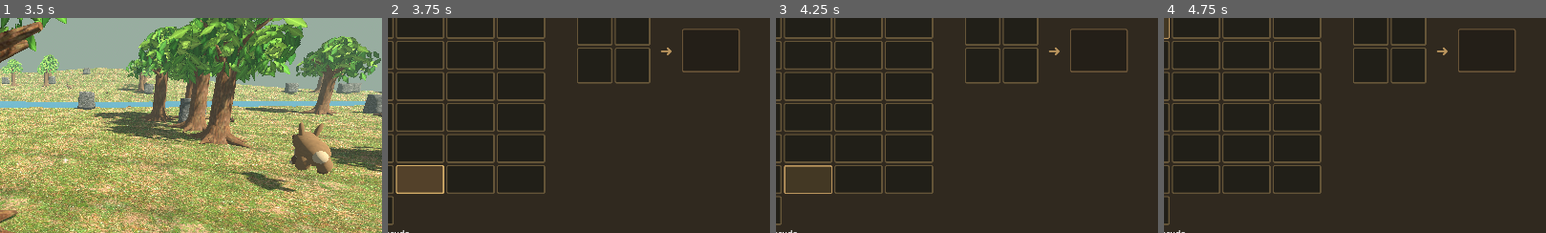
Above: before the commit, frames 1-4 (left to right).
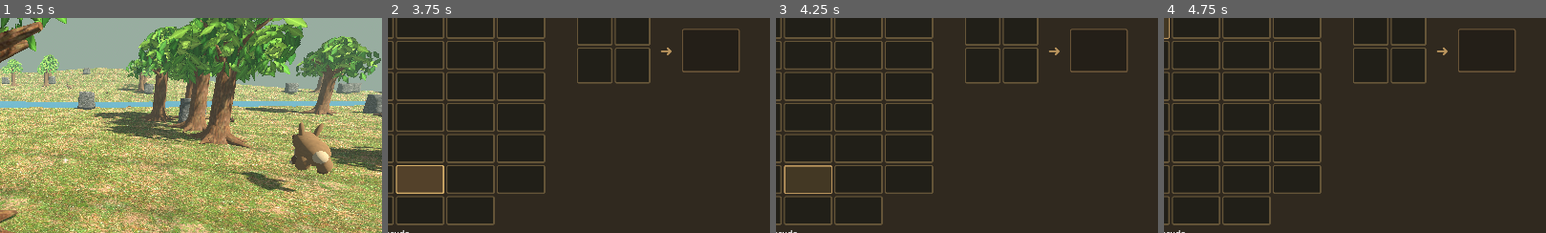
Above: after the commit, the same moments.

Repository: clebertressi88/clareira-dos-goblins
Game: Godot game, scene res://main.tscn
The game is run twice, just before and just after one commit, with the same random seed, the same clock (stepped at 60 frames per second) and the same inputs.
Inputs (mouse positions are % of the whole screen's width and height, from its top left):
- Up to frame 1 (3.5 s): click "▶ Jogar / continuar" at 0.5 s; tap Enter at 1.25 s; move the mouse to (55, 50) at 1.27 s; hold W (goblin_frente) from 1.28 s (still down); tap F at 1.35, 2.1, 3.05 s; click (55, 50) at 1.42 s; tap Space at 1.52, 1.82, 2.27, 2.57 s; move the mouse to (45, 50) at 2.02 s; click (45, 50) at 2.17 s; move the mouse to (52, 48) at 2.77 s; hold Shift from 2.78 s (still down); click (52, 48) at 2.92 s
- Up to frame 2 (3.75 s): keep holding W (goblin_frente); move the mouse to (49, 52) at 3.52 s; release Shift at 3.53 s; tap E at 3.6 s; click (49, 52) at 3.67 s
- Up to frame 3 (4.25 s): keep holding W (goblin_frente); tap Space at 3.77, 4.07 s; tap F at 3.8 s
- Up to frame 4 (4.75 s): release W (goblin_frente) at 4.25 s; click (39, 18) at 4.27 s
The pictures show only the part of the screen within x 41-91%, y 17-67%; the shares and areas given below are measured in that part.

Frame 1 is identical in both runs. In frame 2, 0.6% of the frame differs, in the area x 2-28%, y 82-97%; in frame 3, 0.6%; in frame 4, 0.6%.

Commit message:
feat: picaretas de madeira e pedra com mineracao obrigatoria e multiplayer

Diff:
--- a/Projeto-Godot/main.gd
+++ b/Projeto-Godot/main.gd
@@ -14,13 +14,13 @@
 var tree_regrowth: Dictionary = {} # id -> horario real do corte (segundos Unix)
 var cleared_stumps: Dictionary = {} # locais de tocos desenterrados, persistente
 var tree_regrowth_clock := 0.0
-const ITEMS := ["Lança de pedra", "Graveto", "Pedra", "Carne …(326 unchanged characters)… , "Dente de lobo", "Porrete de espinhos"]
-const ITEM_KINDS := ["spear","stick","stone","meat","hide","foot","log","plank","wood_spear","wood_axe","stone_axe","vine","rope","bench","fire","backpack","wood_wall","wood_doorway","wood_window","bench2","shovel","sapling","wood_floor","wolf_tooth","spiked_club"]
-const CRAFT_OUTPUT := {"bench":"Bancada de trabalho · Nível  …(364 unchanged characters)… piked_club":"Porrete de espinhos","wood_floor":"Piso / teto de madeira"}
-const STATION_PATTERNS := {"spear":[-1,-1,2,-1,1,-1,1,-1,-1] …(320 unchanged characters)… d_club":[-1,23,6,23,6,23,1,23,-1],"wood_floor":[7,7,7,7,6,7,7,7,7]}
+const ITEMS := ["Lança de pedra", "Graveto", "Pedra", "Carne …(326 unchanged characters)… , "Dente de lobo", "Porrete de espinhos", "Picareta de madeira", "Picareta de pedra"]
+const ITEM_KINDS := ["spear","stick","stone","meat","hide","foot","log","plank","wood_spear","wood_axe","stone_axe","vine","rope","bench","fire","backpack","wood_wall","wood_doorway","wood_window","bench2","shovel","sapling","wood_floor","wolf_tooth","spiked_club", "wood_pickaxe", "stone_pickaxe"]
+const CRAFT_OUTPUT := {"bench":"Bancada de trabalho · Nível  …(364 unchanged characters)… piked_club":"Porrete de espinhos","wood_pickaxe":"Picareta de madeira","stone_pickaxe":"Picareta de pedra","wood_floor":"Piso / teto de madeira"}
+const STATION_PATTERNS := {"spear":[-1,-1,2,-1,1,-1,1,-1,-1] …(320 unchanged characters)… d_club":[-1,23,6,23,6,23,1,23,-1],"wood_pickaxe":[7,7,7,-1,1,-1,-1,1,-1],"stone_pickaxe":[2,2,2,-1,1,-1,-1,1,-1],"wood_floor":[7,7,7,7,6,7,7,7,7]}
 const WOOD_AXE := 9
 const STONE_AXE := 10
-const TOOL_MAX_DURABILITY := {0:100,8:40,9:60,10:150,20:70,24:110}
+const TOOL_MAX_DURABILITY := {0:100,8:40,9:60,10:150,20:70,24:110,25:80,26:200}
 var tool_durability: Dictionary = {} # Item -> durabilidade individual de cada unidade
 const VINE := 11
 const ROPE := 12
@@ -38,6 +38,8 @@
 const FLOOR_ITEM := 22
 const WOLF_TOOTH := 23
 const SPIKED_CLUB := 24
+const WOOD_PICKAXE := 25
+const STONE_PICKAXE := 26
 const BUILD_MAX_LEVEL := 3
 const STARTER_CABIN_ID := "starter-cabin"
 const STARTER_CABIN_CENTER := Vector2(0.0,-15.0)
@@ -100,11 +102,13 @@
 var stone_axe_head: Node3D
 var shovel_head: Node3D
 var spiked_club_head: Node3D
+var wood_pickaxe_head: Node3D
+var stone_pickaxe_head: Node3D
 var crosshair: Label
 var hud: Label
 var hint: Label
 var hotbar: HBoxContainer
-const ITEM_ICONS := [preload("res://icones/0.png"),preload(" …(699 unchanged characters)… /23.svg"),preload("res://icones/24.svg")]
+const ITEM_ICONS := [preload("res://icones/0.png"),preload(" …(699 unchanged characters)… /23.svg"),preload("res://icones/24.svg"),preload("res://icones/25.svg"),preload("res://icones/26.svg")]
 var bar_items := [-1,-1,-1,-1,-1,-1,-1,-1,-1]
 var inventory_slots: Array[int] = [] # A ordem visual pode ser alterada sem perder nenhum item.
 var stone_axe_sprite: Sprite3D
@@ -472,6 +476,16 @@
 	axe.add_child(spiked_club_head)
 	preload("res://spiked_club_model.gd").build(spiked_club_head)
 	spiked_club_head.hide()
+	wood_pickaxe_head = Node3D.new()
+	wood_pickaxe_head.name = "PicaretaMadeira"
+	axe.add_child(wood_pickaxe_head)
+	preload("res://pickaxe_model.gd").build(wood_pickaxe_head,false)
+	wood_pickaxe_head.hide()
+	stone_pickaxe_head = Node3D.new()
+	stone_pickaxe_head.name = "PicaretaPedra"
+	axe.add_child(stone_pickaxe_head)
+	preload("res://pickaxe_model.gd").build(stone_pickaxe_head,true)
+	stone_pickaxe_head.hide()
 	stone_axe_sprite = Sprite3D.new()
 	stone_axe_sprite.name = "MachadoPedraAprovado"
 	stone_axe_sprite.texture = preload("res://icones/machado_pedra_equipado.png")
@@ -1022,6 +1036,13 @@
 				cylinder(tool,Vector3.ZERO,.035,.74,"wood",Color("#855b36"))
 				make_stone_axe_head(tool)
 			collider(o,Vector3(.4,.22,.76),Vector3.UP*.11)
+		"wood_pickaxe","stone_pickaxe":
+			var pickaxe_visual := Node3D.new()
+			o.add_child(pickaxe_visual)
+			pickaxe_visual.position = Vector3(0,0.14,0)
+			pickaxe_visual.rotation.z = PI*0.5
+			preload("res://pickaxe_model.gd").build(pickaxe_visual,kind=="stone_pickaxe")
+			collider(o,Vector3(0.8,0.3,0.6),Vector3.UP*0.15)
 		"wolf_tooth":
 			var fang_mesh := CylinderMesh.new()
 			fang_mesh.top_radius = 0.0
@@ -2822,7 +2843,7 @@
 		return "Aproxime-se da bancada para fabricar os itens."
 	match craft_mode:
 		"station":
-			return "Lanças, machados, pá, porrete de espinhos, paredes e piso/teto."
+			return "Lanças, machados, picaretas, pá, porrete de espinhos, paredes e piso/teto."
 		_:
 			var kinds: Array = []
 			for cell in craft_cells:
@@ -2981,7 +3002,7 @@
 			notice("Aproxime-se da bancada para fabricar o item.")
 		return
 	var costs: Dictionary = {
-		"plank":{6:1},"fire":{1:2,2:1},"bench":{7:2,1:2},"spear":{2:1,1:2},"wood_spear":{1:3},"wood_axe":{1:3,7:2},"stone_axe":{1:3,2:2},"shovel":{1:2,7:1},"spiked_club":{1:1,6:2,WOLF_TOOTH:4},"rop …(143 unchanged characters)…
+		"plank":{6:1},"fire":{1:2,2:1},"bench":{7:2,1:2},"spear":{2:1,1:2},"wood_spear":{1:3},"wood_axe":{1:3,7:2},"stone_axe":{1:3,2:2},"shovel":{1:2,7:1},"wood_pickaxe":{7:3,1:2},"stone_pickaxe":{2:3,1:2},"spiked_club":{1:1,6:2,WOLF_TOOTH:4},"rop …(143 unchanged characters)…
 	}[kind]
 	for index: int in costs:
 		stock[index] -= costs[index]
@@ -3516,13 +3537,15 @@
 	spear.visible = not third_person and held in [0,8]
 	if spear.visible:
 		spear_tip.material_override = materials["rock"] if held==0 else material("wood",Color("#855b36"))
-	axe.visible = not third_person and held in [WOOD_AXE,STONE_AXE,SHOVEL_ITEM,SPIKED_CLUB]
+	axe.visible = not third_person and held in [WOOD_AXE,STONE_AXE,SHOVEL_ITEM,SPIKED_CLUB,WOOD_PICKAXE,STONE_PICKAXE]
 	wood_axe_head.visible = held==WOOD_AXE
 	# Machado de pedra aprovado: usar a arte dedicada, e nao a malha
 	# volumosa de rocha que escondia o formato correto na primeira pessoa.
 	stone_axe_head.visible = false
 	shovel_head.visible = axe.visible and held==SHOVEL_ITEM
 	spiked_club_head.visible = axe.visible and held==SPIKED_CLUB
+	wood_pickaxe_head.visible = axe.visible and held==WOOD_PICKAXE
+	stone_pickaxe_head.visible = axe.visible and held==STONE_PICKAXE
 	stone_axe_sprite.visible = axe.visible and held==STONE_AXE
 	# O sprite do machado de pedra ja inclui cabo; somente a pa usa o cabo 3D compartilhado.
 	axe.get_node("CaboMachadoMadeira").visible = false
@@ -3815,6 +3838,9 @@
 		save_game()
 		notice("Muda plantada! A árvore crescerá com o tempo.")
 		return
+	if kind in ["stone","block"]:
+		mine_stone(o,held,hit["position"],hit["normal"])
+		return
 	if kind in ["bench","bench2","fire","hut","wood_wall","wood_doorway","wood_window","wood_floor"]:
 		if held not in [WOOD_AXE,STONE_AXE]:
 			notice("Use um machado para desmontar esta estrutura.")
@@ -3997,6 +4023,70 @@
 	return true
 
 
+func mine_stone(rock: Node3D, tool: int, pos: Vector3, normal: Vector3) -> void:
+	if tool not in [WOOD_PICKAXE,STONE_PICKAXE] or stock[tool]<=0:
+		notice("Equipe uma picareta de madeira ou pedra para minerar.")
+		return
+	if net_role=="client":
+		if net_world_ready:
+			use_tool(tool)
+			net_request_mine_stone.rpc_id(1,str(rock.get_meta("id","")),tool)
+		else:
+			notice("Aguarde a sincronização do mundo.")
+		return
+	use_tool(tool)
+	apply_mining_hit(rock,tool,1)
+
+func apply_mining_hit(rock: Node3D, tool: int, miner_peer: int) -> void:
+	if not is_instance_valid(rock) or str(rock.get_meta("kind","")) not in ["stone","block"]:
+		return
+	var count: int = int(rock.get_meta("mine_hits",0))+1
+	var required: int = 2 if tool==STONE_PICKAXE else 4
+	rock.set_meta("mine_hits",count)
+	impact(rock.global_position+Vector3.UP*0.4,Vector3.UP,true)
+	if count<required:
+		if miner_peer==1:
+			notice("Minerando pedra: %d/%d golpes" % [count,required])
+		else:
+			net_mining_feedback.rpc_id(miner_peer,false,count,required)
+		return
+	remove_object(rock)
+	if miner_peer==1:
+		stock[2] += 1
+		item_received(2)
+		sync_hotbar()
+		notice("Pedra minerada! +1 pedra.")
+	else:
+		net_mining_feedback.rpc_id(miner_peer,true,count,required)
+	save_game()
+
+@rpc("any_peer","call_remote","reliable")
+func net_request_mine_stone(id: String, tool: int) -> void:
+	if net_role!="host" or tool not in [WOOD_PICKAXE,STONE_PICKAXE] or not objects.has(id):
+		return
+	var peer_id := multiplayer.get_remote_sender_id()
+	if peer_id<=1 or not multiplayer.get_peers().has(peer_id):
+		return
+	var avatar: Node3D = remotes.get(peer_id,null)
+	var rock: Node3D = objects[id]
+	if not is_instance_valid(avatar) or not is_instance_valid(rock):
+		return
+	if str(rock.get_meta("kind","")) not in ["stone","block"] or avatar.global_position.distance_to(rock.global_position)>5.0:
+		return
+	apply_mining_hit(rock,tool,peer_id)
+
+@rpc("authority","call_remote","reliable")
+func net_mining_feedback(completed: bool, hits: int, required: int) -> void:
+	if net_role!="client" or multiplayer.get_remote_sender_id()!=1:
+		return
+	if completed:
+		stock[2] += 1
+		item_received(2)
+		sync_hotbar()
+		notice("Pedra minerada! +1 pedra.")
+	else:
+		notice("Minerando pedra: %d/%d golpes" % [hits,required])
+
 func secondary() -> void:
 	var hit := ray()
 	if not hit.is_empty():
@@ -4019,6 +4109,9 @@
 			return
 		if kind in ["fire","wood_wall","wood_doorway","wood_window","wood_floor"]:
 			notice("Use um machado para desmontar esta estrutura.")
+			return
+		if kind in ["stone","block"]:
+			notice("Não é possível pegar pedras com a mão. Use uma picareta.")
 			return
 		if item>=0:
 			sync_hotbar()
@@ -4471,7 +4564,7 @@
 		return
 	var avatar: Node3D = remotes.get(peer_id,null)
 	var obj: Node3D = objects[id]
-	if not is_instance_valid(obj) or obj.get_meta("kind","") not in NET_SHARED_KINDS:
+	if not is_instance_valid(obj) or obj.get_meta("kind","") not in NET_SHARED_KINDS or str(obj.get_meta("kind","")) in ["stone","block"]:
 		return
 	if not is_instance_valid(avatar) or avatar.global_position.distance_to(obj.global_position)>6.5:
 		return
